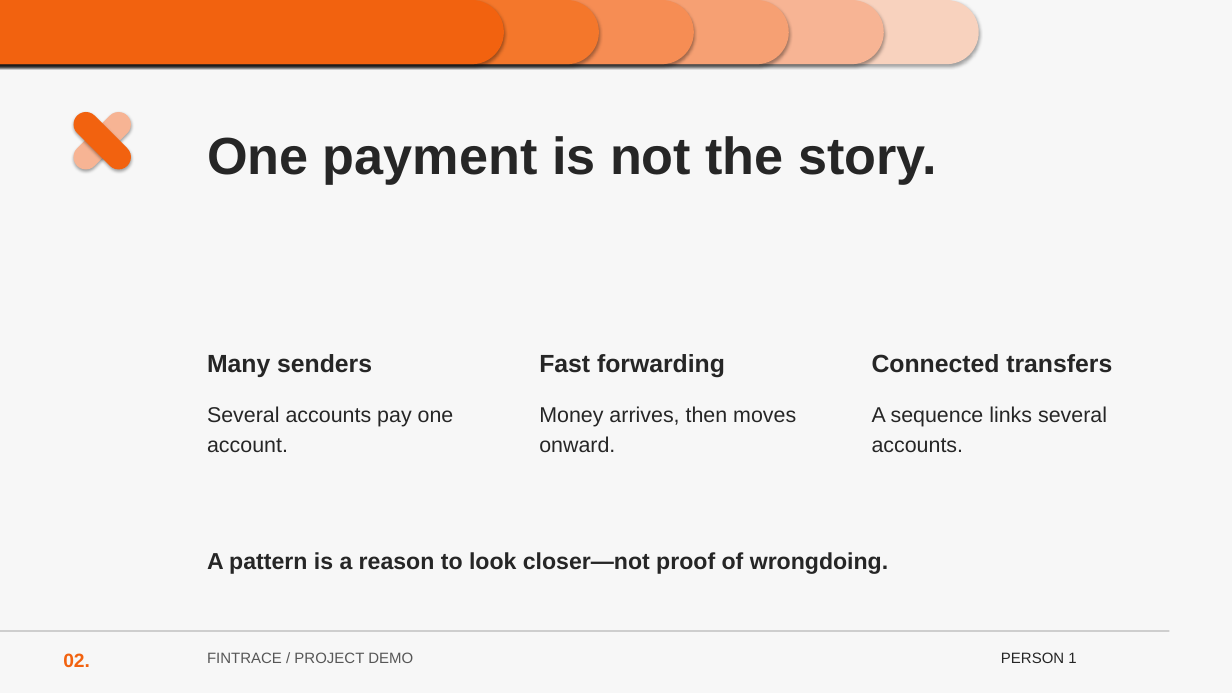
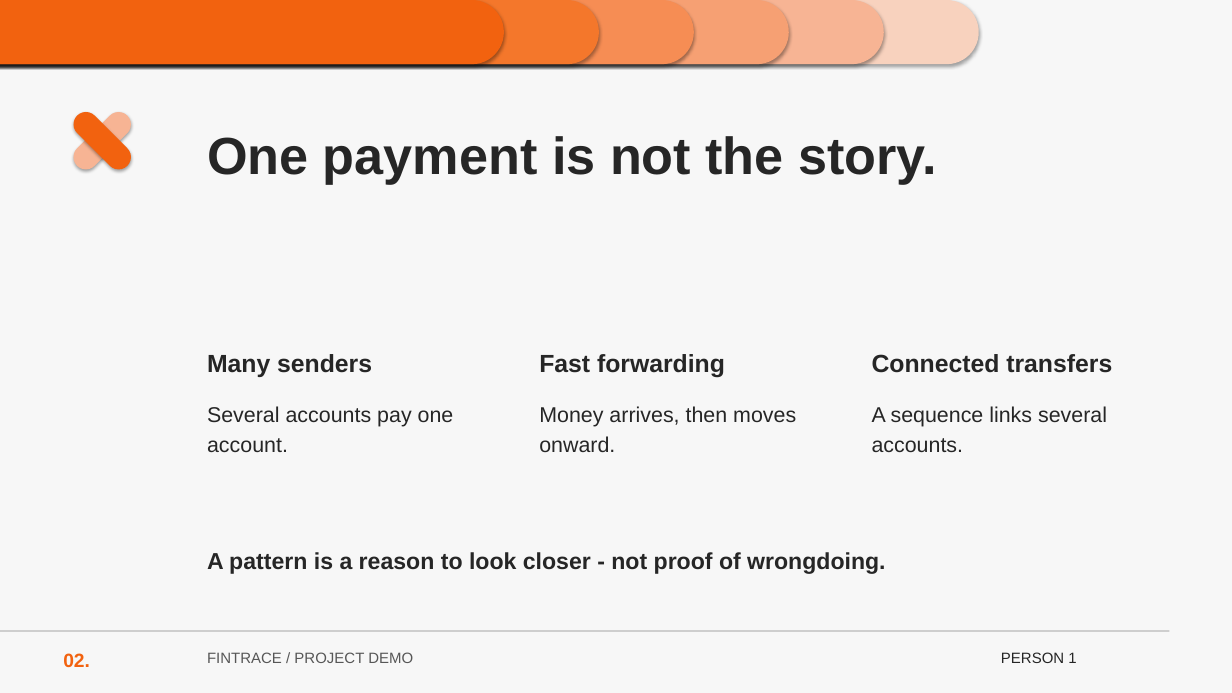
Before and after one commit to KnightFang36/FinTrace, a slide deck: slide 2 of docs/PRESENTATION.pptx. Drawn at 1232x693 pixels with LibreOffice and Linux fonts; fonts in the diff are those of the drawing. Boxes give left, top, right and bottom in pixels: in the first picture for what was removed or moved away, otherwise in the second. Text is boxed around its words. In the diff, an @@ line names an element or a change of style, - is before the commit and + after.

```diff
--- a/docs/PRESENTATION.pptx
+++ b/docs/PRESENTATION.pptx
@@ text at bbox=[207, 552, 885, 574]: text changed @@
-A pattern is a reason to look closer—not proof of wrongdoing.
+A pattern is a reason to look closer - not proof of wrongdoing.
```
Also in this commit, not shown: 4 other slides changed, 2 other files.
